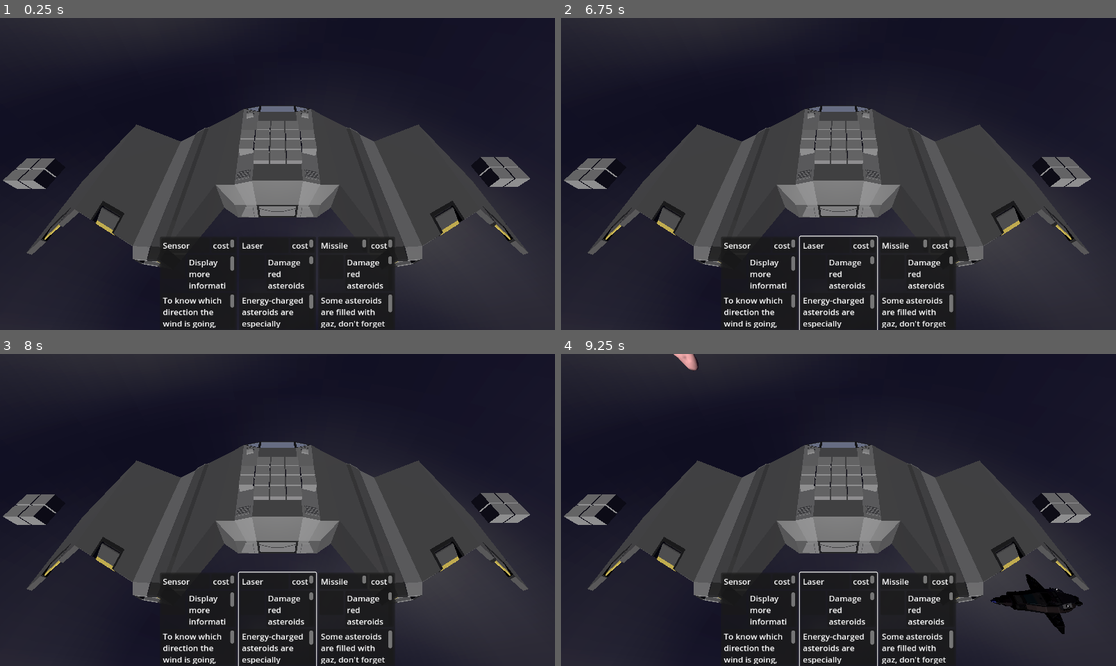
Above: before the commit, frames 1-4 (two rows, left to right).
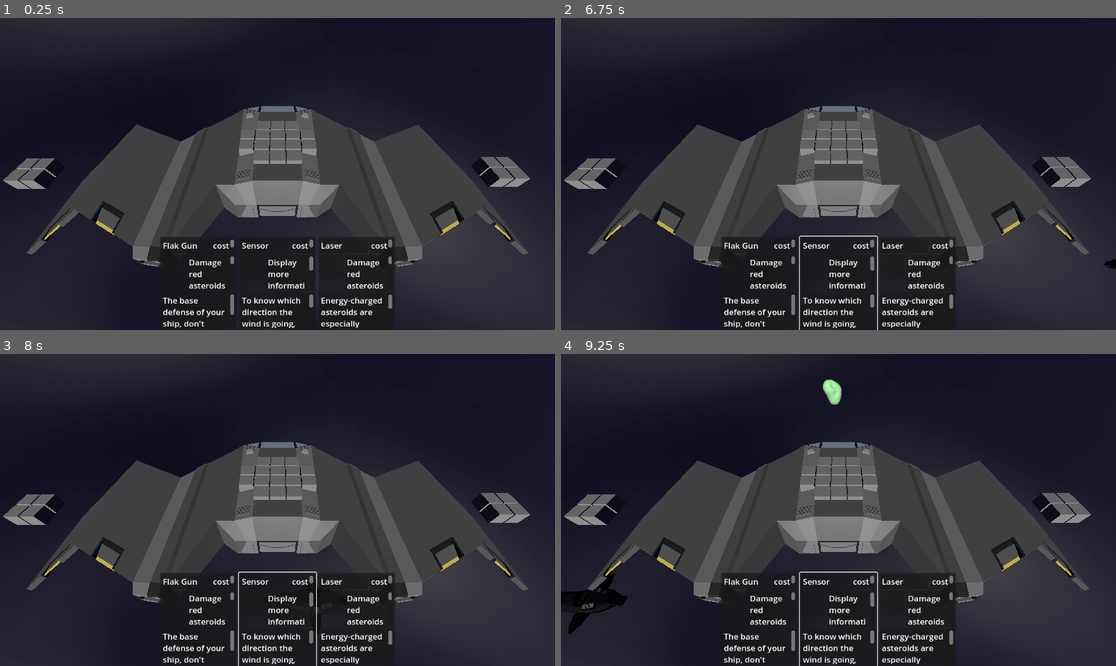
Above: after the commit, the same moments.

Repository: Xwilarg/LudumDare54
Game: Godot game, scene res://Scenes/Main.tscn
Two runs of this game, one before a commit and one after it. Both use one fixed random seed, a clock stepped at 60 frames per second and the inputs below. Video files are missing from this copy of the repository; at most half a second of black plays in their place.
Inputs (mouse positions are in pixels of both pictures, inside the frame that each line leads up to):
- Up to frame 1 (0.25 s): no input
- Up to frame 2 (6.75 s): click (760, 283) at 0.52 s; click (760, 283) at 1.27 s; click (760, 283) at 2.02 s; tap Enter at 2.75, 4.25, 5.75 s; move the mouse to (960, 158) at 2.77 s; click (960, 158) at 2.92 s; tap Space at 3.5, 5, 6.5 s; move the mouse to (727, 189) at 3.52 s; click (727, 189) at 3.67 s; move the mouse to (894, 105) at 4.27 s; click (894, 105) at 4.42 s; move the mouse to (810, 236) at 5.02 s; click (810, 236) at 5.17 s; move the mouse to (1005, 220) at 5.77 s; click (1005, 220) at 5.92 s; move the mouse to (672, 127) at 6.52 s; click (672, 127) at 6.67 s
- Up to frame 3 (8 s): move the mouse to (305, 510) at 7.27 s; click (305, 510) at 7.42 s
- Up to frame 4 (9.25 s): move the mouse to (755, 432) at 8.02 s; click (755, 432) at 8.17 s; move the mouse to (960, 494) at 8.77 s; click (960, 494) at 8.92 s

The runs differ from the first frame. In frame 1, 1.7% of the frame differs, in the area x 29-71%, y 71-100%; in frame 2, 1.7%; in frame 3, 1.7%; in frame 4, 4.0%, in the area x 0-94%, y 0-100%.
Error in both runs: Invalid access to property or key 'current_weather' on a base object of type 'Nil'. (res://Scripts/GameManager.gd:39)

Commit message:
Add gun mk3

Diff:
--- a/Cards/MainDeck.json
+++ b/Cards/MainDeck.json
@@ -84,6 +84,18 @@
 		"level": 2
 	},
 	{
+		"name": "flak3",
+		"model": "gunSize3L",
+		"size": "L2",
+		"effects": {
+			"ATK_RED": 15,
+			"ATK_GRN": 50,
+			"ATK_BLU": 15
+		},
+		"energyCost": 20,
+		"level": 3
+	},
+	{
 		"name": "laser1",
 		"model": "laserSize1",
 		"size": "S1",
--- a/Scripts/Deck/Card.gd
+++ b/Scripts/Deck/Card.gd
@@ -18,7 +18,9 @@
 	elif json.model == "shieldGenerator": model = preload("res://Models/shieldGenerator.glb")
 	elif json.model == "bigWires": model = preload("res://Models/bigWires.glb")
 	elif json.model == "laserSize1": model = preload("res://Models/laserSize1.glb")
+	elif json.model == "gunSize3L": model = preload("res://Models/gunSize3L.glb")
 	elif json.model == "missileSize1": model = preload("res://Models/missileSize1.glb")
+	elif json.model == "missileSize2": model = preload("res://Models/missileSize2.glb")
 	else: print("Unknown model " + json.model)
 
 	if json.size == "S1":
--- a/Translations/text.csv
+++ b/Translations/text.csv
@@ -3,6 +3,8 @@
 FLAK1_DESC;The base defense of your ship, don't forget the London treaty!;La défense de base de votre navire, n'oubliez pas le traité de Londres !
 FLAK2_NAME;Flak Gun Mk2;Canon anti-aérien Mk2
 FLAK2_DESC;More accurate, stronger but still as light, George V would be proud!;Plus précis, plus fort, mais tout aussi léger, George V serait fier!
+FLAK3_NAME;Flak Gun Mk3;Canon anti-aérien Mk3
+FLAK3_DESC;Our lawyers work hard to make the most deadly and unethical weapons, only use them on asteroids!;Nos avocats ont travaillés dur pour faire l'arme la plus violent et non-éthique, ne l'utilisez que sur des astéroides!
 LASER1_NAME;Laser;Laser
 LASER1_DESC;Energy-charged asteroids are especially crunchy when you put more energy in them, that's what the laser is for;Les asteroides chargé en énergie sont super-croustillant quand on met encore plus d'energie à l'intérieur, c'est à ça que sert le laser
 LASER3_NAME;Laser Mk3;Laser Mk3
